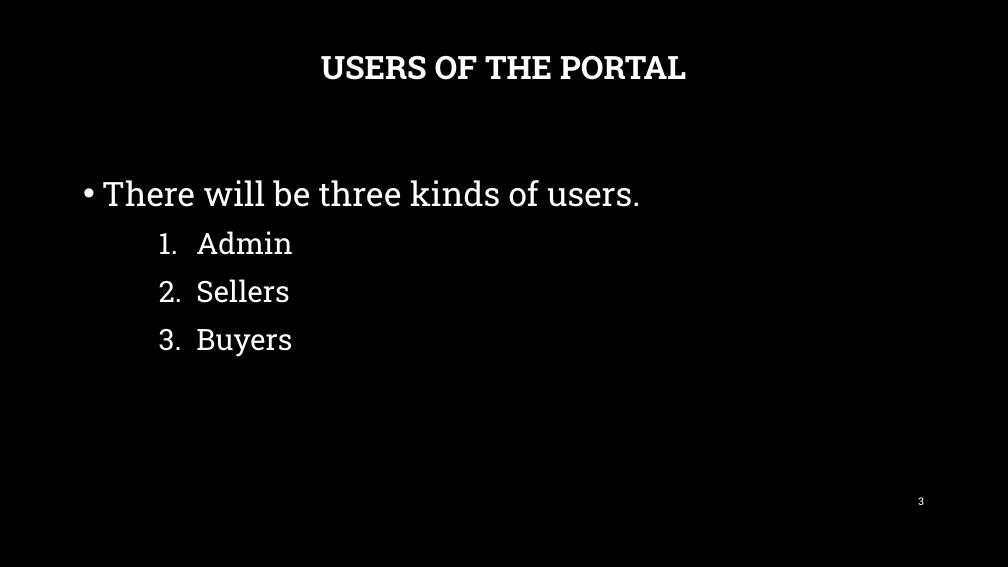
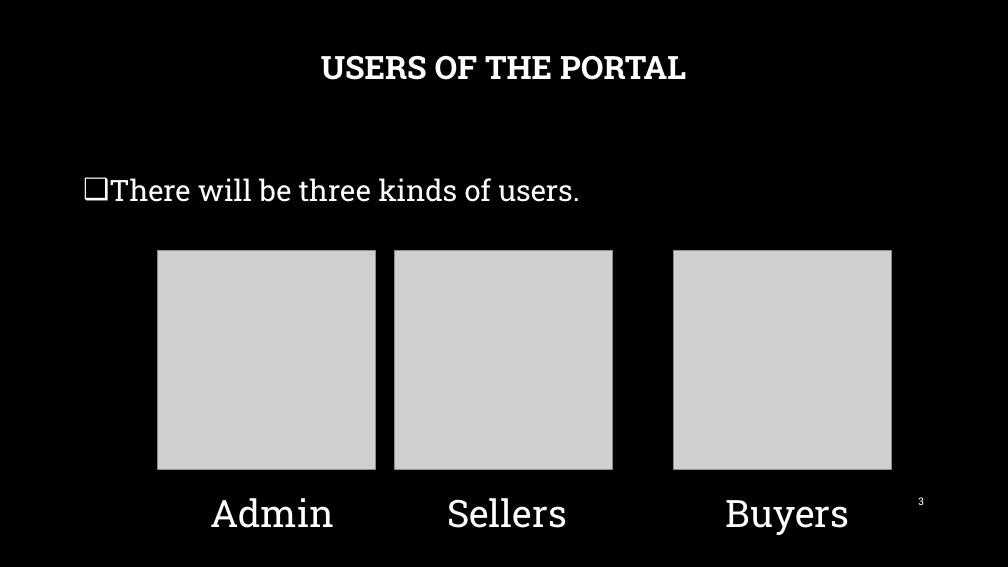
Before and after one commit to nafiislam/cse-326-collab-repo, a slide deck: slide 3 of Scope Fix/MooMarket_asolei_final.pptx. Drawn at 1008x567 pixels with LibreOffice and Linux fonts; fonts in the diff are those of the drawing; grey boxes stand for pictures; background and template pictures are left out. Boxes give left, top, right and bottom in pixels: in the first picture for what was removed or moved away, otherwise in the second. Text is boxed around its words. In the diff, an @@ line names an element or a change of style, - is before the commit and + after.

```diff
--- a/Scope Fix/MooMarket_asolei_final.pptx
+++ b/Scope Fix/MooMarket_asolei_final.pptx
@@ text "There will be three kinds ..." at box(109, 178, 580, 202): size 32 to 28 pt; bullet • to ❑ @@
@@ text at box(196, 231, 292, 357): paragraphs removed @@
-    1. Admin
-    2. Sellers
-    3. Buyers
@@ picture added at box(157, 250, 376, 469) @@
@@ picture added at box(395, 250, 613, 469) @@
@@ picture added at box(673, 250, 892, 469) @@
@@ text added at box(210, 498, 334, 528), 36 pt, text #FFFFFF @@
+Admin
@@ text added at box(447, 498, 567, 528), 36 pt, text #FFFFFF @@
+Sellers
@@ text added at box(726, 500, 850, 535), 36 pt, text #FFFFFF @@
+Buyers
```
Also in this commit, not shown: 4 other slides changed, 5 other files.
